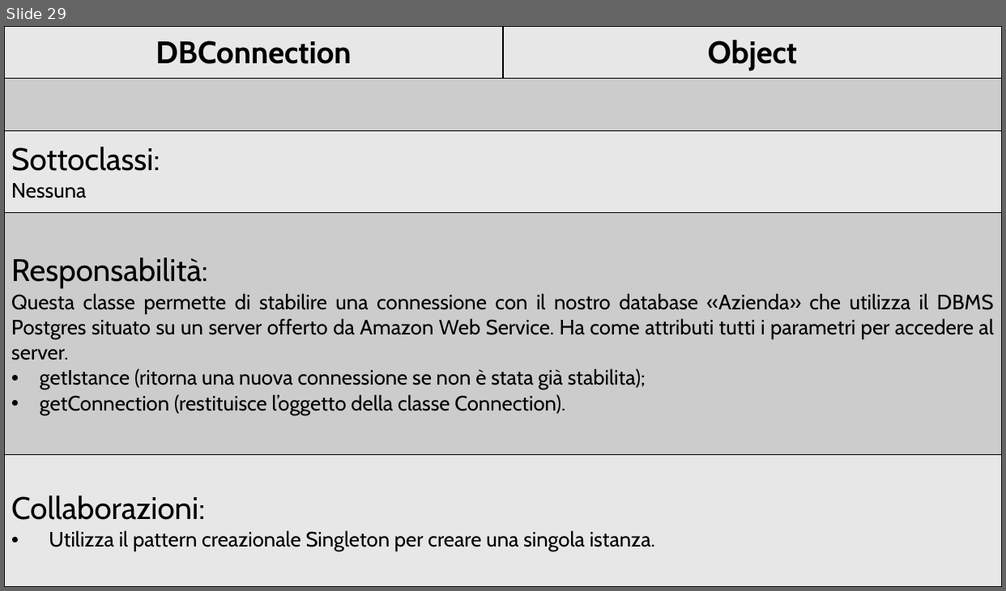
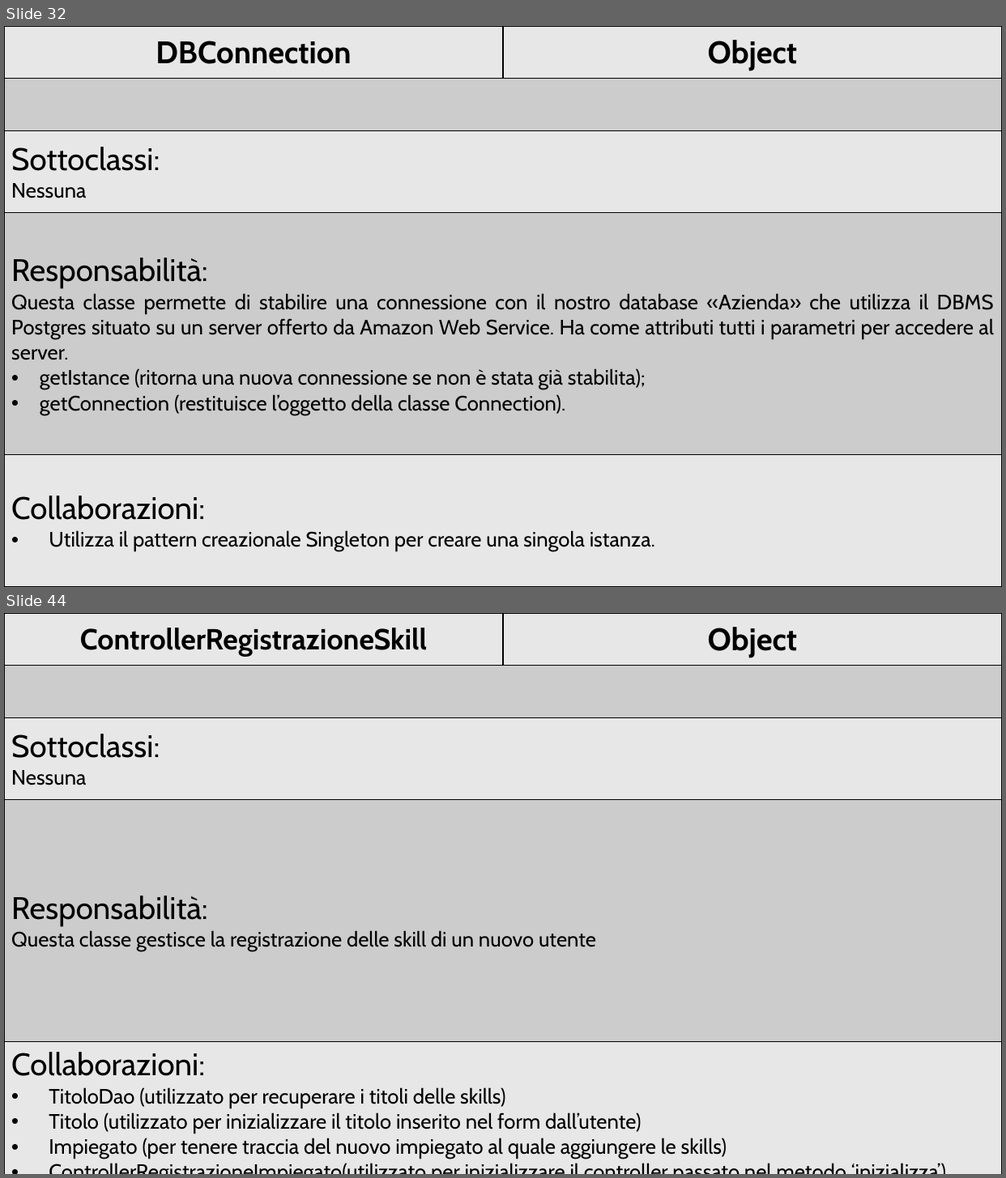
Before and after one commit to FulmineGiallo/progetto, a slide deck: CRC Cards.pptx. Shown one above the other, each under a label of ours: slide 29 before the commit, slides 32 and 44 after it; the slides between them are not shown. The pictures are 1006x591 and 1006x1178 pixels, drawn with LibreOffice and Linux fonts; fonts in the diff are those of the drawing. Boxes give left, top, right and bottom in pixels: in the first picture for what was removed or moved away, otherwise in the second. Text is boxed around its words. In the diff, an @@ line names an element or a change of style, - is before the commit and + after.

```diff
--- a/CRC Cards.pptx
+++ b/CRC Cards.pptx
@@ slide 44 added at [4,613,1002,1174], background #FFFFFF @@
@@ table added at [4,613,1002,1174], 5 rows, 2 columns @@
+ControllerRegistrazioneSkill | Object
+ | 
+Sottoclassi: / Nessuna | 
+Responsabilità: / Questa classe gestisce la registrazione delle skill di un nuovo utente | 
+Collaborazioni: / TitoloDao (utilizzato per recuperare i titoli delle skills) / Titolo (utilizzato per inizializzare il titolo inserito nel form dall’utente) / Impiegato (per tenere traccia del nuovo impiegato al quale aggiungere le skills) / ControllerRegistrazioneImpiegato(utilizzato per inizializzare il controller passato nel metodo ‘inizializza’) / Connection (per ottenere la connessione al database) / MetodiComuni | 
@@ what was slide 29 is now slide 32 @@
```
Also in this commit, not shown: 45 other slides added.
